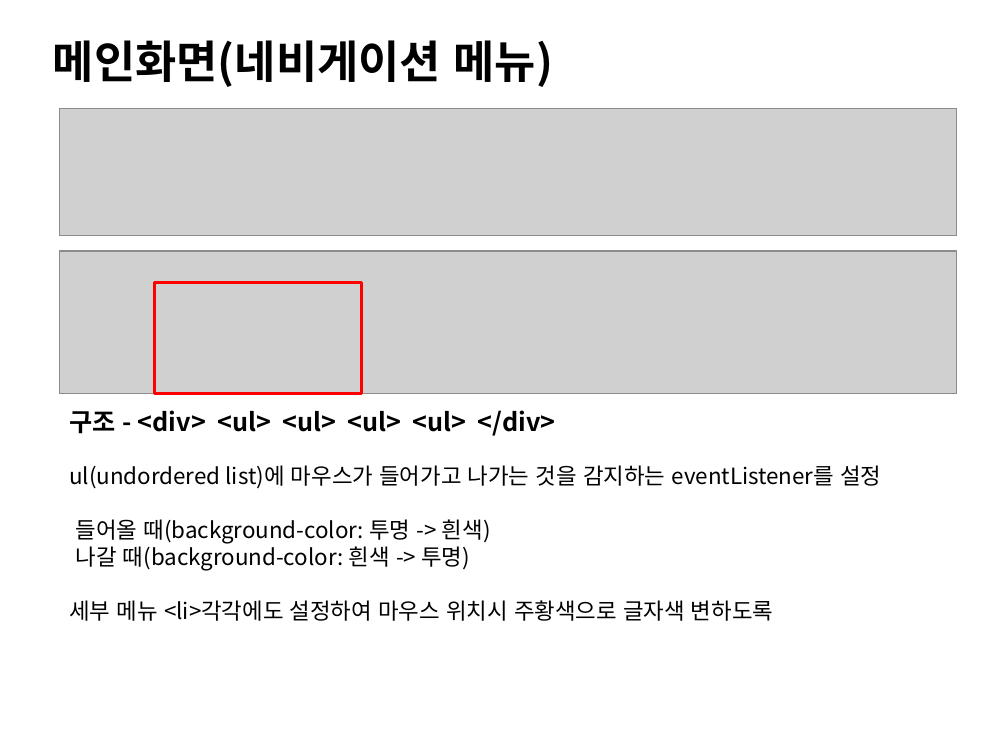
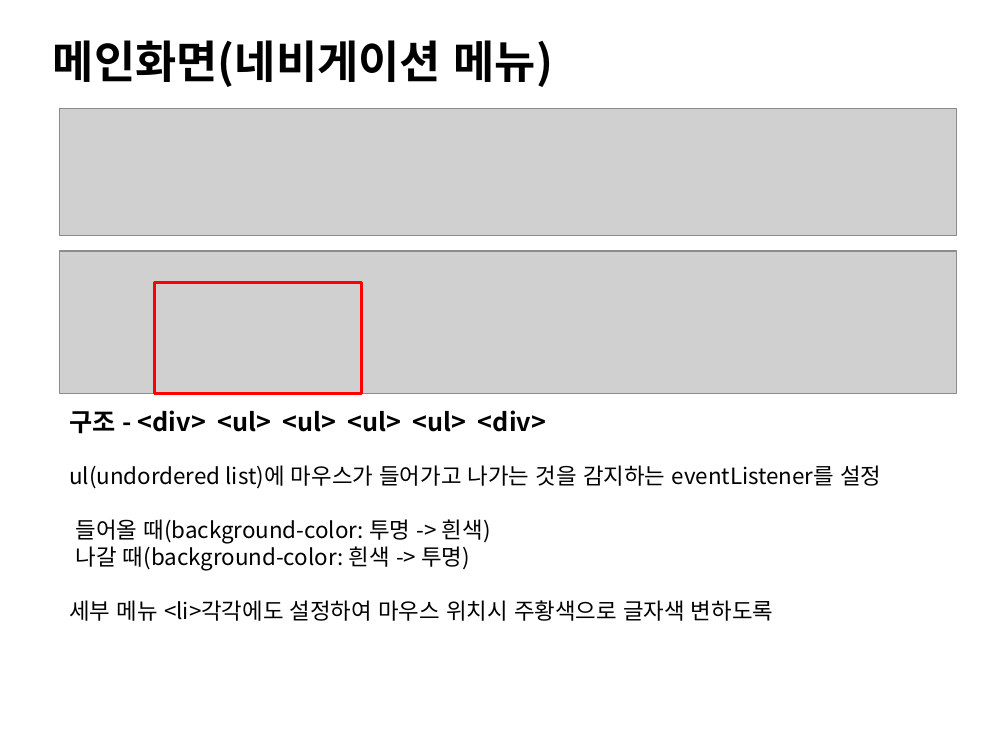
Before and after one commit to ezenteam2/TripMate, a slide deck: slide 2 of gr2_lhj/메인화면_일반회원 관리.pptx. Drawn at 1008x756 pixels with LibreOffice and Linux fonts; fonts in the diff are those of the drawing; grey boxes stand for pictures. Boxes give left, top, right and bottom in pixels: in the first picture for what was removed or moved away, otherwise in the second. Text is boxed around its words. In the diff, an @@ line names an element or a change of style, - is before the commit and + after.

```diff
--- a/gr2_lhj/메인화면_일반회원 관리.pptx
+++ b/gr2_lhj/메인화면_일반회원 관리.pptx
@@ text at (x1=69, y1=410, x2=546, y2=434): text changed @@
-구조 - <div> <ul> <ul> <ul> <ul> </div>
+구조 - <div> <ul> <ul> <ul> <ul> <div>
```
Also in this commit, not shown: 1 other slide changed, 1 slide added, 3 slides removed, 17 other files.
